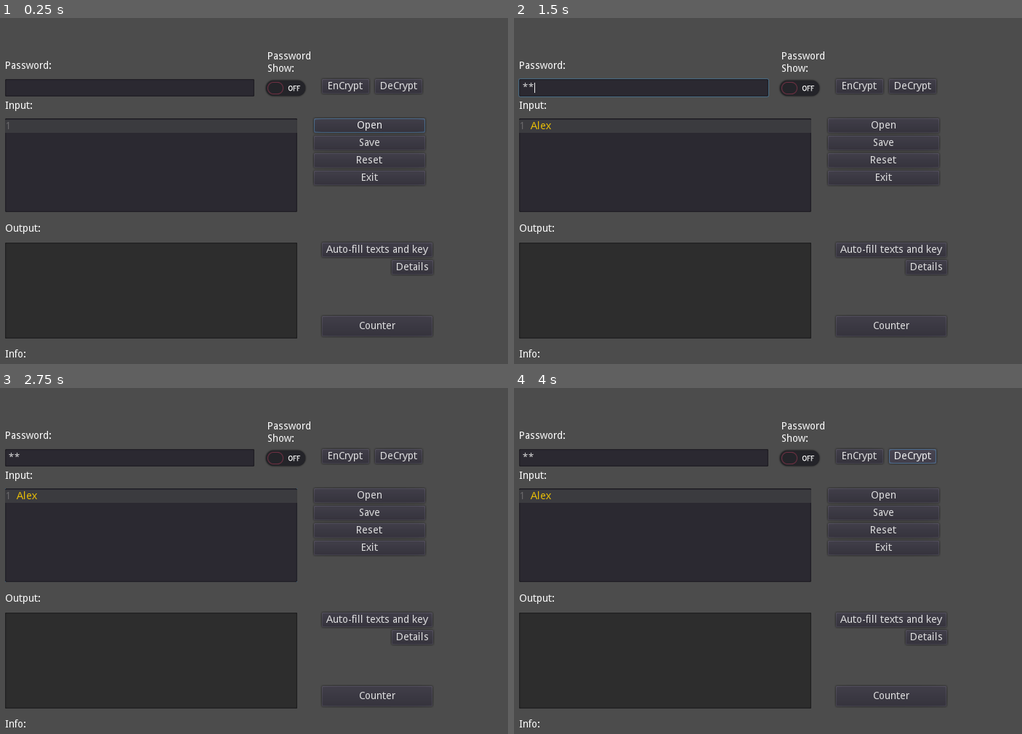
Above: before the commit, frames 1-4 (two rows, left to right).
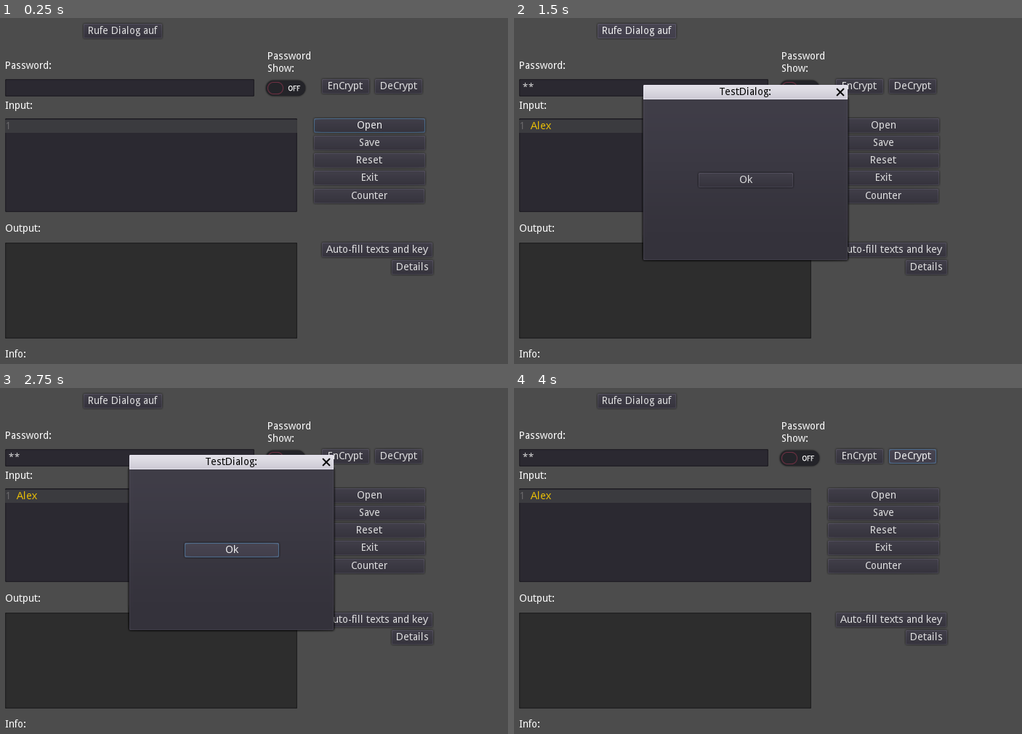
Above: after the commit, the same moments.

Repository: GizehFire/SimLuth
Game: Godot game, scene res://myDialoge.tscn
The game is run twice, just before and just after one commit, with the same random seed, the same clock (stepped at 60 frames per second) and the same inputs.
Inputs (mouse positions are in pixels of both pictures, inside the frame that each line leads up to):
- Up to frame 1 (0.25 s): no input
- Up to frame 2 (1.5 s): click (666, 166) at 0.52 s; type "Alex" at 0.6 s; click (646, 87) at 0.75 s; type "12" at 0.83 s; click (635, 31) at 1.25 s, where only the run after the commit has a clickable "Rufe Dialog auf"
- Up to frame 3 (2.75 s): click (233, 550) at 2 s, where only the run after the commit has a clickable "Ok"
- Up to frame 4 (4 s): click (747, 550) at 2.75 s, where only the run after the commit has a clickable "Ok"; click "DeCrypt" at 3.5 s

The runs differ from the first frame. In frame 1, 0.4% of the frame differs, in the area x 17-84%, y 2-92%; in frame 2, 6.3%; in frame 3, 6.8%, in the area x 1-84%, y 2-92%; in frame 4, 0.4%.

Commit message:
Version 11b

Diff:
--- a/myButton.tscn
+++ b/myButton.tscn
@@ -1,5 +1,27 @@
 [gd_scene format=2]
 
-[node name="Control" type="Control"]
-margin_right = 40.0
-margin_bottom = 40.0
+[node name="TMeldung" type="WindowDialog"]
+visible = true
+anchor_left = 0.5
+anchor_top = 0.5
+anchor_right = 0.5
+anchor_bottom = 0.5
+margin_left = -140.5
+margin_top = -110.5
+margin_right = 140.5
+margin_bottom = 110.5
+window_title = "TestDialog:"
+__meta__ = {
+"_edit_use_anchors_": true
+}
+
+[node name="Button" type="Button" parent="."]
+anchor_left = 0.5
+anchor_top = 0.5
+anchor_right = 0.5
+anchor_bottom = 0.5
+margin_left = -65.0
+margin_top = -10.0
+margin_right = 65.0
+margin_bottom = 10.0
+text = "Ok"
--- a/myDialoge.gd
+++ b/myDialoge.gd
@@ -6,6 +6,8 @@
 onready var SpinKasten: SpinBox = $DetailsDialog/HSlider/SpinBox
 onready var Regler: HSlider = $DetailsDialog/HSlider
 onready var DetailsMSG: WindowDialog = $DetailsDialog
+
+
 
 var aes = AESContext.new()
 var my_password:String
@@ -243,3 +245,13 @@
 	DetailsMSG.hide()
 
 	pass # Replace with function body.
+
+
+func _on_ButtonCallDialog_pressed():
+
+	# $"/root/MyButton/TMeldung".popup()
+	$TMeldung.popup()
+
+
+
+	pass # Replace with function body.
--- a/myDialoge.tscn
+++ b/myDialoge.tscn
@@ -112,10 +112,10 @@
 [node name="CounterButton" type="Button" parent="."]
 anchor_top = 11.25
 anchor_bottom = 11.25
-margin_left = 524.0
-margin_top = -6263.0
-margin_right = 676.0
-margin_bottom = -6235.0
+margin_left = 513.0
+margin_top = -6438.0
+margin_right = 665.0
+margin_bottom = -6418.0
 text = "Counter"
 
 [node name="AutoFillButton" type="Button" parent="."]
@@ -231,6 +231,35 @@
 margin_left = 40.0
 margin_right = 402.0
 margin_bottom = 14.0
+
+[node name="ButtonCallDialog" type="Button" parent="."]
+margin_left = 196.0
+margin_top = 85.0
+margin_right = 304.0
+margin_bottom = 105.0
+text = "Rufe Dialog auf"
+
+[node name="TMeldung" type="WindowDialog" parent="."]
+anchor_left = 0.5
+anchor_top = 0.5
+anchor_right = 0.5
+anchor_bottom = 0.5
+margin_left = -140.5
+margin_top = -110.5
+margin_right = 140.5
+margin_bottom = 110.5
+window_title = "TestDialog:"
+
+[node name="Button" type="Button" parent="TMeldung"]
+anchor_left = 0.5
+anchor_top = 0.5
+anchor_right = 0.5
+anchor_bottom = 0.5
+margin_left = -65.0
+margin_top = -10.0
+margin_right = 65.0
+margin_bottom = 10.0
+text = "Ok"
 
 [connection signal="file_selected" from="SaveDialog" to="." method="_on_SaveDialog_file_selected"]
 [connection signal="file_selected" from="OpenDialog" to="." method="_on_OpenDialog_file_selected"]
@@ -246,3 +275,4 @@
 [connection signal="pressed" from="VBoxContainer/SaveButton" to="." method="_on_SaveButton_pressed"]
 [connection signal="pressed" from="VBoxContainer/ResetButton" to="." method="_on_ResetButton_pressed"]
 [connection signal="pressed" from="VBoxContainer/ExitButton" to="." method="_on_ExitButton_pressed"]
+[connection signal="pressed" from="ButtonCallDialog" to="." method="_on_ButtonCallDialog_pressed"]
--- a/project.godot
+++ b/project.godot
@@ -16,6 +16,10 @@
 config/version="0.0.1"
 config/build=1
 
+[autoload]
+
+MyButton="*res://myButton.tscn"
+
 [display]
 
 window/size/width=800
